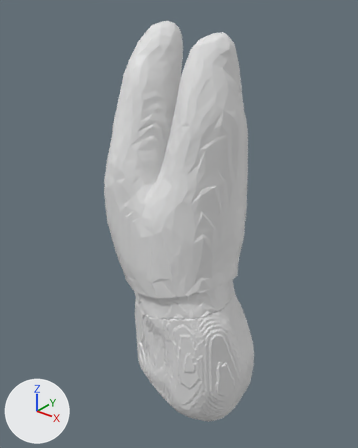
One commit to the glTF model public/models/teeth/tooth-25.glb: the scene before it, then after it.
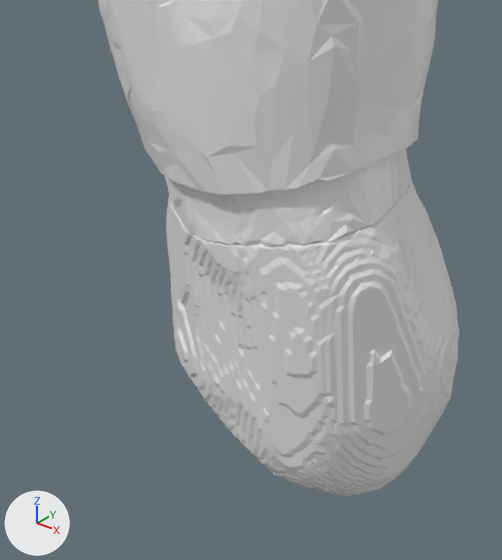
The first picture shows the older version from a 50 mm lens placed at (3.79, -2.83, 2.67), pointed at (2.06, -0.66, 1.33). The close-ups show the older and then the newer version on the part from 19% to 76% of the width and 49% to 100% of the height of that picture. Only the edits that show in the close-ups are written down. Every picture has the same lights, and +X, +Y and +Z are marked at lower left. Where no turn or scale is listed for an object, it has been applied to the vertices.

The first close-up shows 'cementum-25', 'enamel-25', 'pdl-25'.
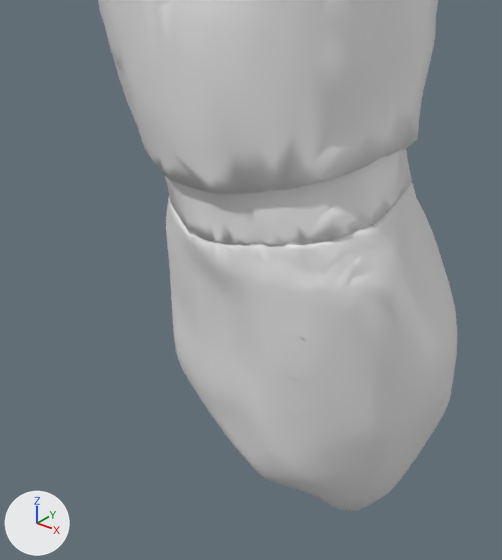
Where the newer file only moved an object's origin or applied its transform, the numbers keep the older frame.

Changed parts and their boxes [x1, y1, x2, y2] in the close-ups (502 x 560 px):
```json
{"object": "enamel-25", "change": "reshaped, moved, rescaled", "before": [166, 182, 459, 496], "after": [166, 182, 457, 511]}
{"part": 2, "of": "me_cementum_25", "change": "shading changed", "before": [165, 149, 412, 246], "after": [165, 149, 412, 246]}
{"part": 3, "of": "me_pdl_25", "change": "shading changed", "before": [98, 0, 422, 195], "after": [98, 0, 422, 195]}
```

The change, as JSON lines over the scene's bpy script:
```json
{"block": "me_enamel_25", "where": "# used by ob_enamel_25; location = (2.165, -0.653, 0.473); scale = (0.473, 0.473, 0.473)"}
{"op": "remove", "block": "me_enamel_25", "code": "me_enamel_25.from_pydata(...)  # 6002 vertices, 12000 faces; spans x -0.93..0.93, y -0.75..0.75, z -1.0..1.0"}
{"op": "add", "block": "me_enamel_25", "code": "me_enamel_25.from_pydata(...)  # 6002 vertices, 12000 faces; spans x -0.86..0.86, y -0.69..0.69, z -1.0..1.0"}
{"block": "me_enamel_25", "change": "me_enamel_25 part 1: 6002 of 6002 vertices moved; they spanned x -0.93..0.93, y -0.75..0.75, z -1.0..1.0 and now span x -0.86..0.86, y -0.69..0.69, z -1.0..1.0; mean shift (0.0, 0.01, 0.07)"}
{"block": "me_cementum_25", "where": "me_cementum_25.from_pydata(...)  # 3500 vertices, 7000 faces; spans x -0.38..0.38, y -0.32..0.32, z -0.82..0.82"}
{"block": "me_cementum_25", "where": "# used by ob_cementum_25; location = (2.099, -0.703, 1.642)"}
{"block": "me_cementum_25", "change": "me_cementum_25 part 2: all faces are now shaded smooth (7000 of 7000 changed)"}
{"block": "me_pdl_25", "where": "me_pdl_25.from_pydata(...)  # 2502 vertices, 5000 faces; spans x -0.39..0.39, y -0.32..0.32, z -0.75..0.75"}
{"block": "me_pdl_25", "where": "# used by ob_pdl_25; location = (2.083, -0.728, 1.734)"}
{"block": "me_pdl_25", "change": "me_pdl_25 part 3: all faces are now shaded smooth (5000 of 5000 changed)"}
{"op": "set", "path": "ob_enamel_25.location", "old": "(2.165, -0.653, 0.473)", "new": "(2.167, -0.659, 0.434)"}
{"op": "set", "path": "ob_enamel_25.scale", "old": "(0.473, 0.473, 0.473)", "new": "(0.512, 0.512, 0.512)"}
```
